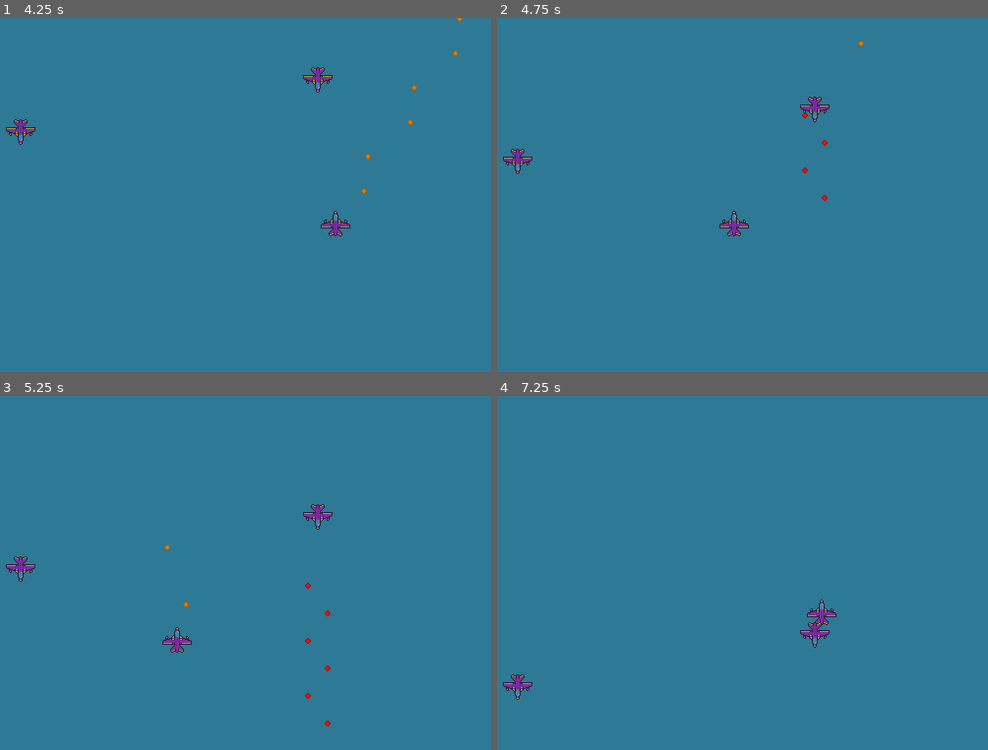
Above: before the commit, frames 1-4 (two rows, left to right).
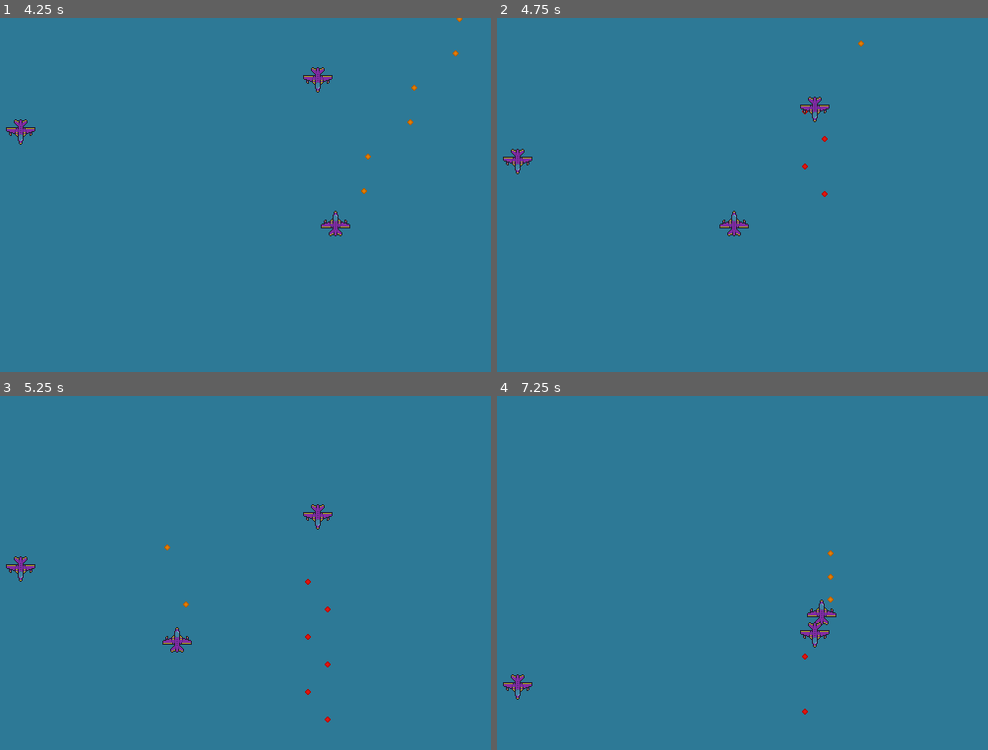
Above: after the commit, the same moments.

Repository: Nekupa-Studio/PlaneGame
Game: Godot game, scene res://scenes/prototype.tscn
Two runs of this game, one before a commit and one after it. Both use one fixed random seed, a clock stepped at 60 frames per second and the inputs below.
Inputs:
- Up to frame 1 (4.25 s): tap Enter at 0.5 s; hold Right (right) 0.53-1.28 s; hold Space (shoot) 0.53-1.28 s; hold Down (down) 1.28-2.03 s; tap Space (shoot) at 1.35, 2.85 s; hold Right (right) 2.03-2.78 s; hold Space (shoot) 2.03-2.78 s; hold Up (up) 2.78-3.53 s; hold Left (left) from 3.53 s (still down); hold Space (shoot) from 3.53 s (still down)
- Up to frame 2 (4.75 s): keep holding Left (left); release Space (shoot) at 4.28 s; tap Space (shoot) at 4.35 s
- Up to frame 3 (5.25 s): release Left (left) at 5.03 s; hold Down (down) from 5.03 s (still down); hold Space (shoot) from 5.03 s (still down)
- Up to frame 4 (7.25 s): release Down (down) at 5.78 s; release Space (shoot) at 5.78 s; hold Right (right) 5.78-6.53 s; tap Space (shoot) at 5.85 s; hold Up (up) from 6.53 s (still down); hold Space (shoot) from 6.53 s (still down)

Frame 1 is identical in both runs. In frame 2, less than 0.1% of the frame differs, in the area x 62-68%, y 26-52%; in frame 3, 0.1%, in the area x 62-68%, y 51-94%; in frame 4, less than 0.1%.

Commit message:
HitShapes are now capsules

Diff:
--- a/assets/enemy.tscn
+++ b/assets/enemy.tscn
@@ -9,11 +9,9 @@
 [ext_resource type="Resource" uid="uid://b1m4fcs46ho67" path="res://custom_resources/planes/enemy_plane.tres" id="5_icab4"]
 [ext_resource type="Script" uid="uid://bytie10x37gad" path="res://scripts/types/firing_point.gd" id="8_npimb"]
 
-[sub_resource type="RectangleShape2D" id="RectangleShape2D_edavc"]
-size = Vector2(6, 24)
-
-[sub_resource type="RectangleShape2D" id="RectangleShape2D_icab4"]
-size = Vector2(29.5, 6)
+[sub_resource type="CapsuleShape2D" id="CapsuleShape2D_npimb"]
+radius = 12.0
+height = 24.0
 
 [node name="Enemy" type="CharacterBody2D" node_paths=PackedStringArray("shoot_system")]
 script = ExtResource("1_nyjvj")
@@ -35,25 +33,20 @@
 hitbox = NodePath("../Hitbox")
 metadata/_custom_type_script = "uid://cf52b4eqd5ng3"
 
+[node name="Sprite" type="Sprite2D" parent="."]
+texture = ExtResource("4_icab4")
+flip_v = true
+
 [node name="Hitbox" type="Area2D" parent="."]
 
-[node name="cylinder" type="CollisionShape2D" parent="Hitbox"]
-shape = SubResource("RectangleShape2D_edavc")
-debug_color = Color(1, 0.0901961, 0.0588235, 0.419608)
-
-[node name="wings" type="CollisionShape2D" parent="Hitbox"]
-position = Vector2(0.25, -2)
-shape = SubResource("RectangleShape2D_icab4")
+[node name="HitShape" type="CollisionShape2D" parent="Hitbox"]
+shape = SubResource("CapsuleShape2D_npimb")
 debug_color = Color(1, 0.0901961, 0.0588235, 0.419608)
 
 [node name="SightArea" type="Area2D" parent="."]
 
 [node name="SightZone" type="CollisionPolygon2D" parent="SightArea"]
 polygon = PackedVector2Array(-3, 12, 3, 12, 16, 280, -16, 280)
-
-[node name="Sprite" type="Sprite2D" parent="."]
-texture = ExtResource("4_icab4")
-flip_v = true
 
 [node name="LeftGun" type="Node2D" parent="."]
 position = Vector2(10, 3)
--- a/assets/player_plane.tscn
+++ b/assets/player_plane.tscn
@@ -12,11 +12,8 @@
 size = Vector2(30, 25)
 
 [sub_resource type="CapsuleShape2D" id="CapsuleShape2D_16p68"]
-radius = 5.5
+radius = 13.0
 height = 26.0
-
-[sub_resource type="RectangleShape2D" id="RectangleShape2D_wh7iy"]
-size = Vector2(30, 8)
 
 [node name="PlayerPlane" type="CharacterBody2D" node_paths=PackedStringArray("shoot_system")]
 texture_filter = 1
@@ -46,13 +43,7 @@
 [node name="Hitbox" type="Area2D" parent="."]
 
 [node name="HitShape" type="CollisionShape2D" parent="Hitbox"]
-position = Vector2(0, 1)
 shape = SubResource("CapsuleShape2D_16p68")
-debug_color = Color(1, 0.00873287, 0.0406472, 0.42)
-
-[node name="HitShapeWings" type="CollisionShape2D" parent="Hitbox"]
-position = Vector2(0, 1)
-shape = SubResource("RectangleShape2D_wh7iy")
 debug_color = Color(1, 0.00873287, 0.0406472, 0.42)
 
 [node name="LeftGun" type="Node2D" parent="."]
Not shown: 1 places in assets/enemy.tscn that only renumber resources
Not shown: 1 places in assets/player_plane.tscn that only renumber resources
Not shown, added: export_presets.cfg
